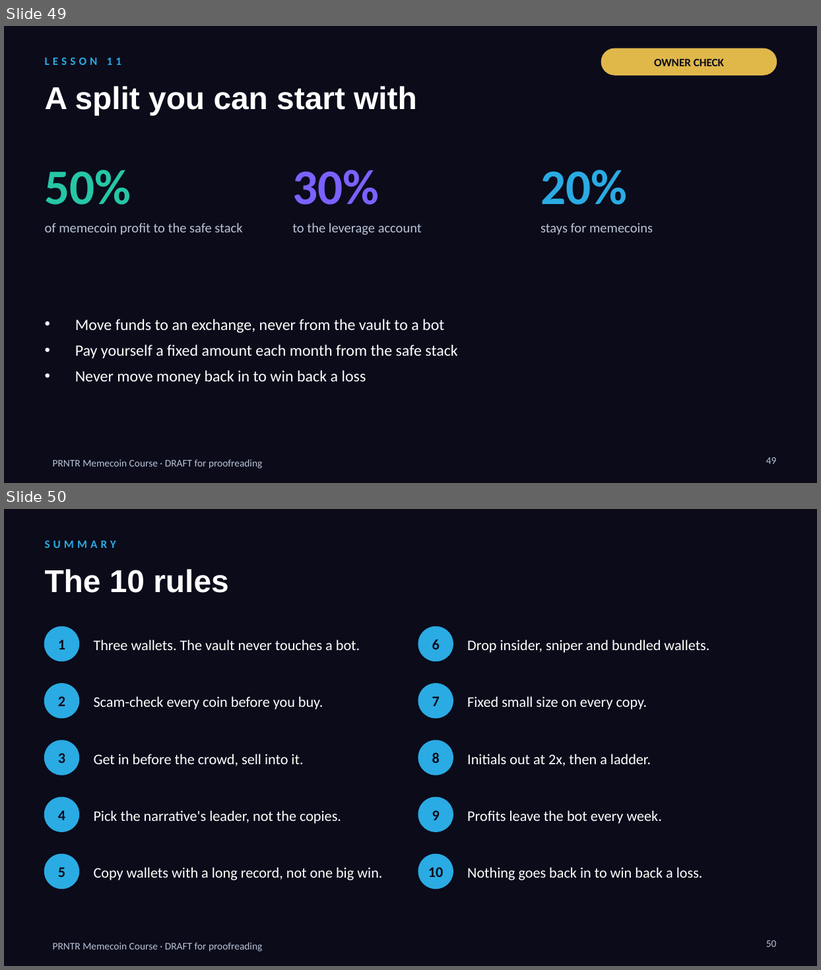
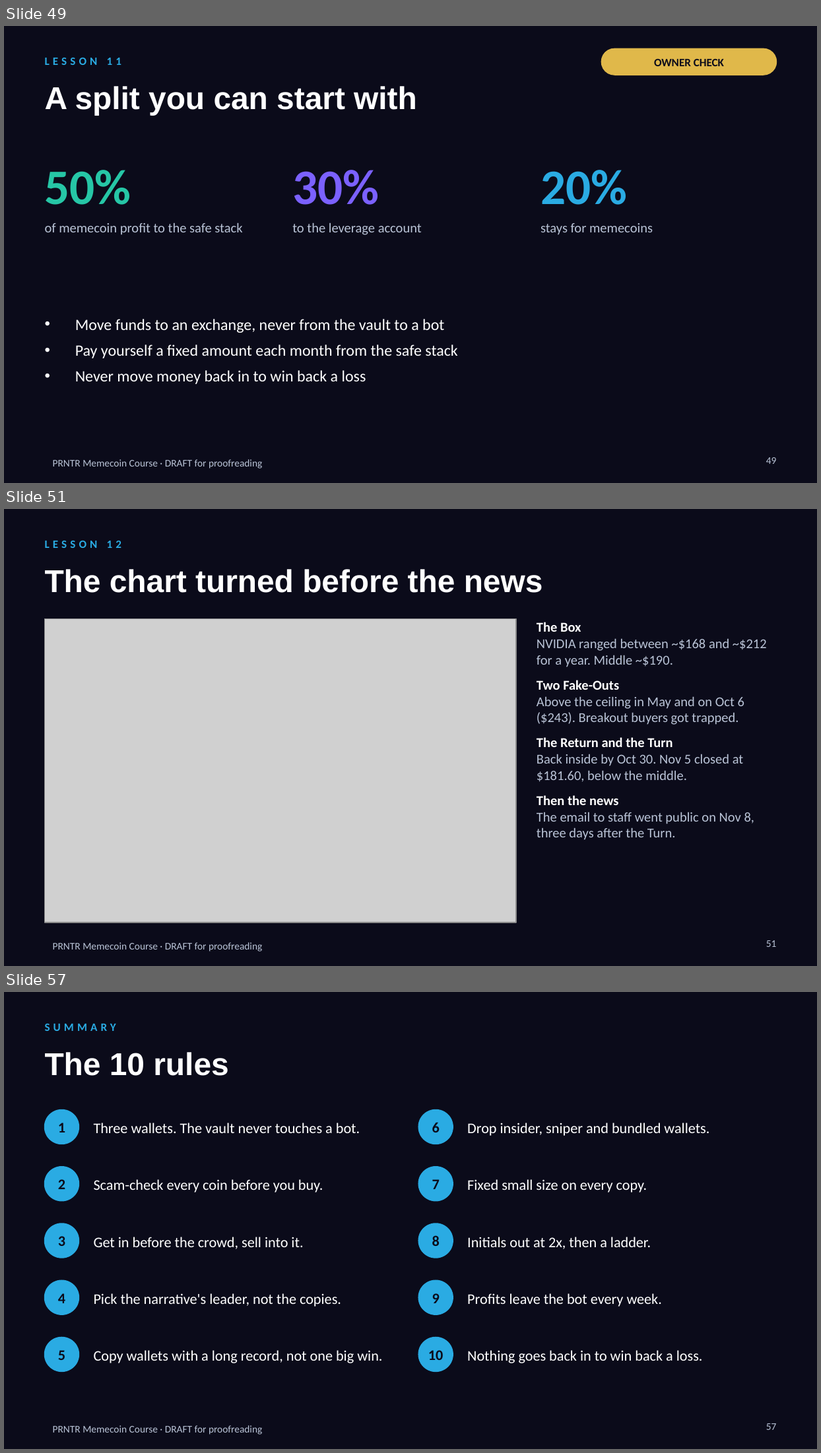
Before and after one commit to dropshippingpharmacist/SDFSDFSFDS, a slide deck: business_course/memecoin_course/PRNTR_Memecoin_Course_DRAFT.pptx. Shown one above the other, each under a label of ours: slides 49 and 50 before the commit, slides 49, 51 and 57 after it; the slides between them are not shown. The pictures are 821x970 and 821x1453 pixels, drawn with LibreOffice and Linux fonts; fonts in the diff are those of the drawing; grey boxes stand for pictures. Boxes give left, top, right and bottom in pixels: in the first picture for what was removed or moved away, otherwise in the second. Text is boxed around its words. In the diff, an @@ line names an element or a change of style, - is before the commit and + after.

```diff
--- a/business_course/memecoin_course/PRNTR_Memecoin_Course_DRAFT.pptx
+++ b/business_course/memecoin_course/PRNTR_Memecoin_Course_DRAFT.pptx
@@ slide 51 added at <box>4,509,817,966</box>, background #0B0B1A; not listed: 1 template element that a slide beside it also shows @@
@@ text added at <box>45,541,121,548</box>, 10 pt, text #2AABE3, bold @@
+LESSON 12
@@ text added at <box>45,569,543,593</box>, 28 pt, text #FFFFFF, bold @@
+The chart turned before the news
@@ picture added at <box>45,619,516,923</box> @@
@@ text added at <box>537,622,767,840</box>, 12 pt, text #B9C3D6 @@
+The Box
+NVIDIA ranged between ~$168 and ~$212 for a year. Middle ~$190.
+Two Fake-Outs
+Above the ceiling in May and on Oct 6 ($243). Breakout buyers got trapped.
+The Return and the Turn
+Back inside by Oct 30. Nov 5 closed at $181.60, below the middle.
+Then the news
+The email to staff went public on Nov 8, three days after the Turn.
@@ page number added at <box>766,941,777,947</box>, 9 pt, text #B9C3D6 @@
+51
@@ what was slide 50 is now slide 57 @@
@@ page number at <box>766,1424,777,1430</box>: text changed @@
-50
+57
```
Also in this commit, not shown: 1 slide changed, 6 other slides added, 11 other files.
